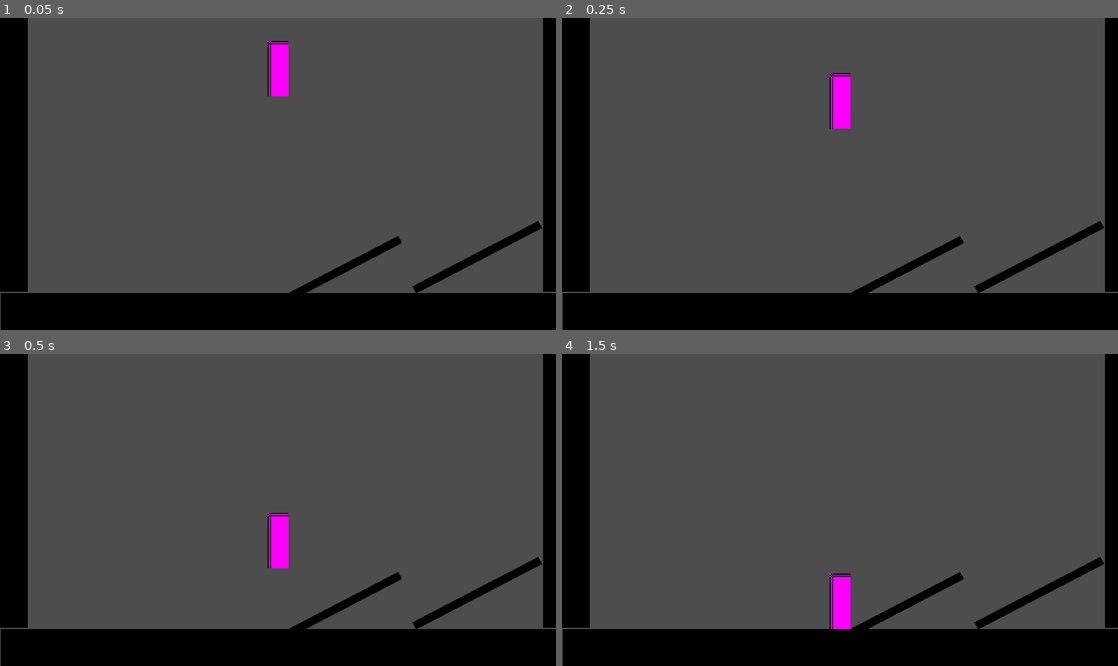
Above: before the commit, frames 1-4 (two rows, left to right).
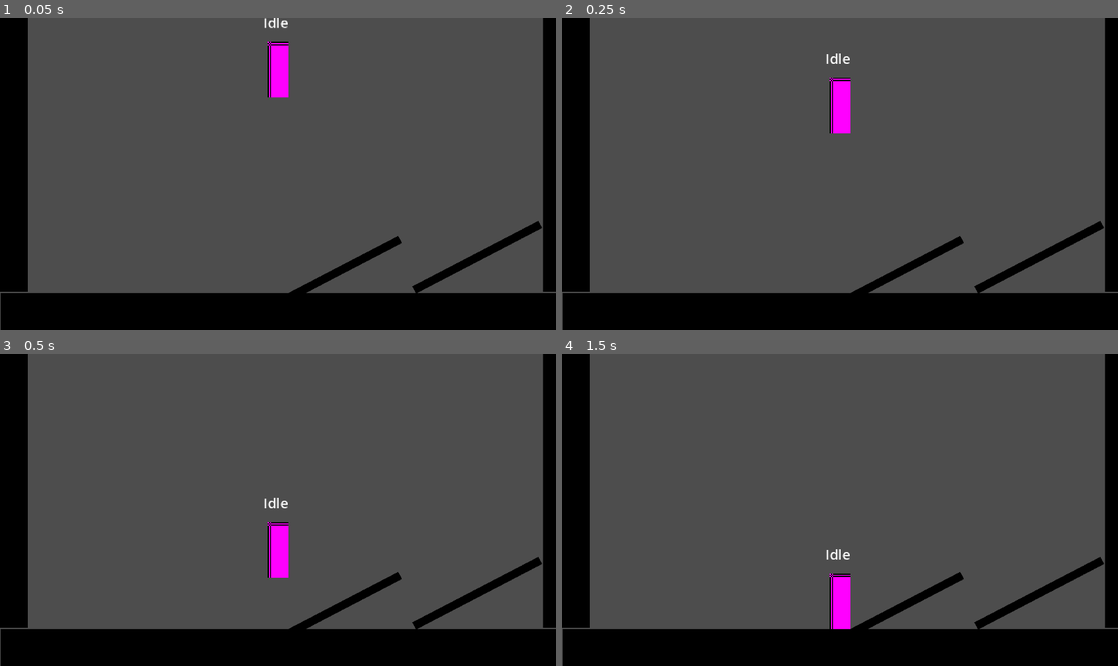
Above: after the commit, the same moments.

Repository: JohnBrunson/godot-metroidvania
Game: Godot game, scene res://playground.tscn
The game is run twice, just before and just after one commit, with the same random seed, the same clock (stepped at 60 frames per second) and the same inputs.
Inputs:
- Up to frame 1 (0.05 s): no input
- Up to frame 2 (0.25 s): no input
- Up to frame 3 (0.5 s): no input
- Up to frame 4 (1.5 s): hold Right (right) 0.53-1.28 s; hold Z (jump) 0.53-1.28 s; tap Enter at 1.25 s; hold Down (down) from 1.28 s (still down); tap Z (jump) at 1.35 s

The runs differ from the first frame. In frame 1, 0.2% of the frame differs, in the area x 47-52%, y 0-26%; in frame 2, 0.2%; in frame 3, 0.3%, in the area x 47-52%, y 46-72%; in frame 4, less than 0.1%.

Commit message:
Sorta implemented run and idle states

Diff:
--- a/player/player.tscn
+++ b/player/player.tscn
@@ -1,7 +1,8 @@
-[gd_scene load_steps=5 format=3 uid="uid://byque4w54oowj"]
+[gd_scene load_steps=6 format=3 uid="uid://byque4w54oowj"]
 
 [ext_resource type="Script" uid="uid://c6ba85agjfcwg" path="res://player/scripts/player.gd" id="1_oul6g"]
-[ext_resource type="Script" uid="uid://b5shtltphsrlx" path="res://player/states/00_player_state.gd" id="2_rkbax"]
+[ext_resource type="Script" uid="uid://c0t5d6flu5w2w" path="res://player/states/idle.gd" id="2_g1dw6"]
+[ext_resource type="Script" uid="uid://b6o3o4rxtr8qx" path="res://player/states/run.gd" id="3_yw30f"]
 
 [sub_resource type="PlaceholderTexture2D" id="PlaceholderTexture2D_kqu6x"]
 size = Vector2(18, 48)
@@ -12,6 +13,16 @@
 [node name="Player" type="CharacterBody2D"]
 script = ExtResource("1_oul6g")
 
+[node name="States" type="Node" parent="."]
+
+[node name="Idle" type="Node" parent="States"]
+unique_name_in_owner = true
+script = ExtResource("2_g1dw6")
+
+[node name="Run" type="Node" parent="States"]
+unique_name_in_owner = true
+script = ExtResource("3_yw30f")
+
 [node name="Sprite2D" type="Sprite2D" parent="."]
 position = Vector2(0, -24)
 texture = SubResource("PlaceholderTexture2D_kqu6x")
@@ -20,10 +31,11 @@
 position = Vector2(0, -23)
 shape = SubResource("RectangleShape2D_kqu6x")
 
-[node name="States" type="Node" parent="."]
-
-[node name="Idle" type="Node" parent="States"]
-script = ExtResource("2_rkbax")
-
-[node name="Run" type="Node" parent="States"]
-script = ExtResource("2_rkbax")
+[node name="Label" type="Label" parent="."]
+offset_left = -42.0
+offset_top = -73.0
+offset_right = 38.0
+offset_bottom = -50.0
+theme_override_font_sizes/font_size = 12
+text = "label"
+horizontal_alignment = 1
--- a/player/scripts/player.gd
+++ b/player/scripts/player.gd
@@ -1,5 +1,7 @@
 class_name Player extends CharacterBody2D
-
+#region /// export variables
+@export  var move_speed : float = 100
+#endregion
 #region /// State Machine Variables
 var states: Array [ PlayerState ]
 var current_state : PlayerState :
@@ -10,7 +12,7 @@
 #endregion
 
 #region /// standard variables
-var direction : Vector2 = Vector2 (0, 0)
+var direction : Vector2 = Vector2.ZERO
 var gravity : float = 980
 
 #endregion
@@ -28,8 +30,8 @@
 	pass
 
 func _physics_process(_delta: float) -> void:
+	velocity.y += gravity * _delta
 	move_and_slide()
-	velocity.y += gravity * _delta
 	change_state( current_state.physics_process(_delta))
 	pass
 
@@ -49,6 +51,7 @@
 
 		change_state( current_state )
 		current_state.enter()
+		$Label.text = current_state.name
 	#set first state
 	pass
 	print (states)
@@ -67,8 +70,12 @@
 	current_state.enter()
 	# Cleanup - Keep only the last three actions.
 	states.resize( 3 )
+	$Label.text = current_state.name
 	pass
 func update_direction() -> void:
 	#var prev_direction : Vector2 = direction
-	direction = Input.get_vector("left", "right", "up", "down")
+	#direction = Input.get_vector("left", "right", "up", "down")
+	var x_axis = Input.get_axis("left", "right")
+	var y_axis = Input.get_axis("up", "down")
+	direction = Vector2(x_axis, y_axis)
 	pass
--- a/player/states/00_player_state.gd
+++ b/player/states/00_player_state.gd
@@ -6,29 +6,26 @@
 
 #region /// state references
 # Reference to all other states
+@onready var idle: PlayerStateIdle = %Idle
+@onready var run: PlayerStateRun = %Run
 
 #endregion
 # Template for every state that a state should do.
 
 # What happens when this state is initialized?
 func init() -> void:
-	#print ("init! ", name)
 	pass
 
 # What happens when we enter this state?
 func enter() -> void:
-	#print ("enter: ", name)
 	pass
 
 # What happens when we exit this state?
 func exit() -> void:
-	#print ("exit: ", name)
 	pass
 
 # What happens when an input is pressed?
 func handle_input( _event : InputEvent ) -> PlayerState:
-	#if _event.is_action_pressed("jump"):
-		#print ("jump: ", name)
 	return next_state
 
 # What happens each process tick in this state?
--- a/player/states/idle.gd
+++ b/player/states/idle.gd
@@ -1 +1,30 @@
-extends Node
+class_name PlayerStateIdle extends PlayerState
+
+# What happens when this state is initialized?
+func init() -> void:
+	pass
+
+# What happens when we enter this state?
+func enter() -> void:
+	pass
+
+# What happens when we exit this state?
+func exit() -> void:
+	pass
+
+# What happens when an input is pressed?
+func handle_input( _event : InputEvent ) -> PlayerState:
+
+	return next_state
+
+# What happens each process tick in this state?
+func process ( _delta: float ) -> PlayerState:
+	if player.direction.x != 0:
+		#print ("Running!")
+		return run
+	return next_state
+
+# What happens each physics_process tick in this state?
+func physics_process ( _delta: float ) -> PlayerState:
+	player.velocity.x = 0
+	return next_state
--- a/player/states/run.gd
+++ b/player/states/run.gd
@@ -1,4 +1,4 @@
-class_name PlayerStateIdle extends PlayerState
+class_name PlayerStateRun extends PlayerState
 
 # What happens when this state is initialized?
 func init() -> void:
@@ -6,6 +6,7 @@
 
 # What happens when we enter this state?
 func enter() -> void:
+	#play animation
 	pass
 
 # What happens when we exit this state?
@@ -18,8 +19,12 @@
 
 # What happens each process tick in this state?
 func process ( _delta: float ) -> PlayerState:
+	if player.direction.x == 0:
+		return idle
+
 	return next_state
 
 # What happens each physics_process tick in this state?
 func physics_process ( _delta: float ) -> PlayerState:
+	player.velocity.x = player.direction.x * player.move_speed
 	return next_state
